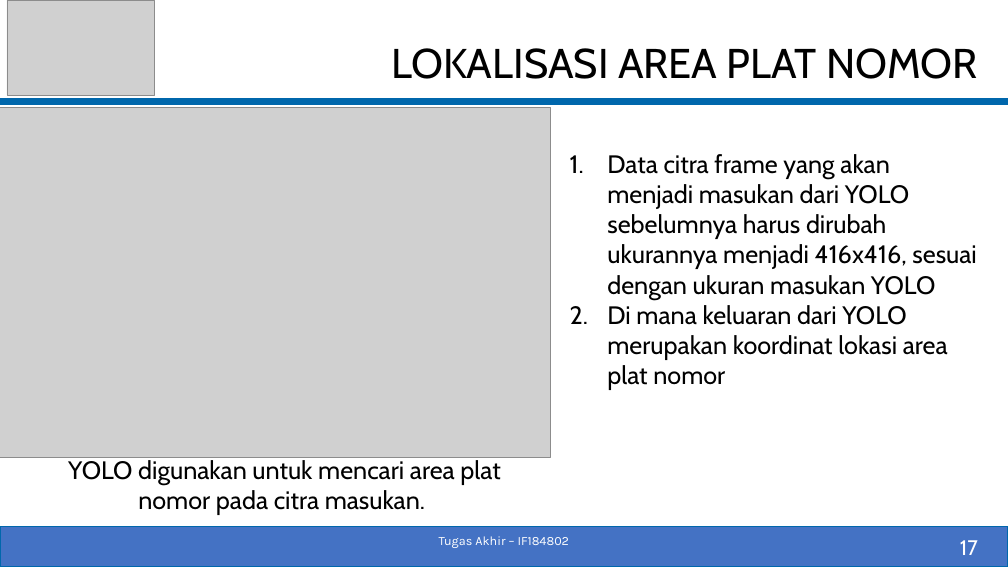
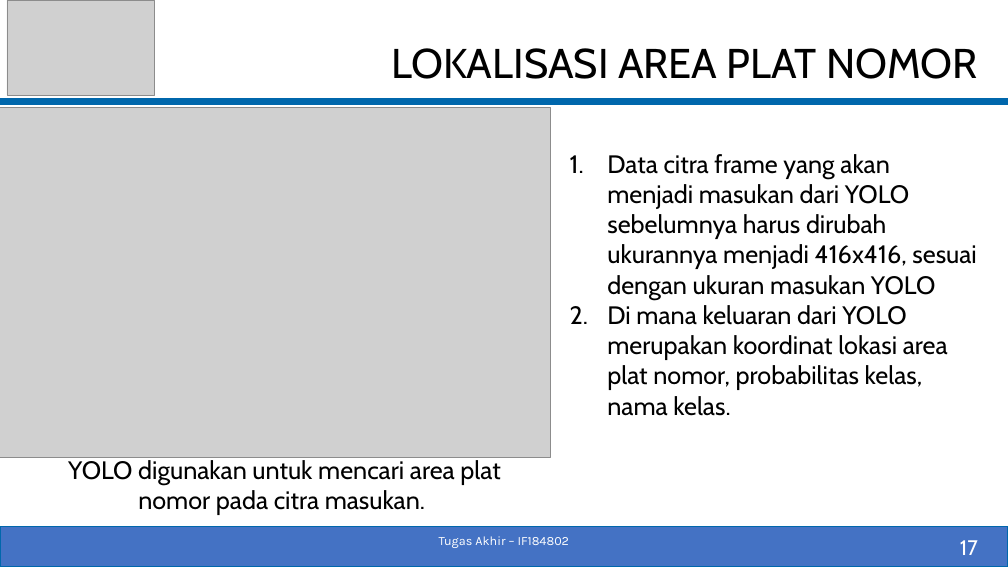
Before and after one commit to fenezema/Tugas-Akhir, a slide deck: slide 17 of Dokumen/05111540000055-Pradipta-Baskara-Slide_TA.pptx. Drawn at 1008x567 pixels with LibreOffice and Linux fonts; fonts in the diff are those of the drawing; grey boxes stand for pictures. Boxes give left, top, right and bottom in pixels: in the first picture for what was removed or moved away, otherwise in the second. Text is boxed around its words. In the diff, an @@ line names an element or a change of style, - is before the commit and + after.

```diff
--- a/Dokumen/05111540000055-Pradipta-Baskara-Slide_TA.pptx
+++ b/Dokumen/05111540000055-Pradipta-Baskara-Slide_TA.pptx
@@ text at (x1=607, y1=305, x2=948, y2=416): text changed @@
-2. Di mana keluaran dari YOLO merupakan koordinat lokasi area plat nomor
+2. Di mana keluaran dari YOLO merupakan koordinat lokasi area plat nomor, probabilitas kelas, nama kelas.
```
Also in this commit, not shown: 7 other slides changed, 2 slides added, 3 other files.
